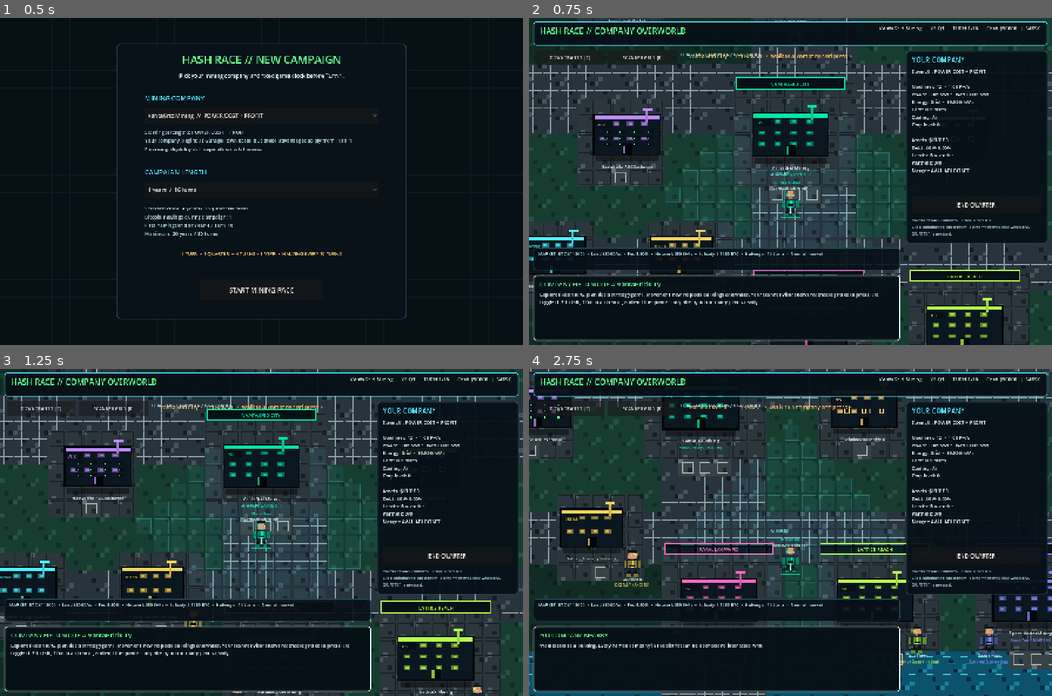
Above: before the commit, frames 1-4 (two rows, left to right).
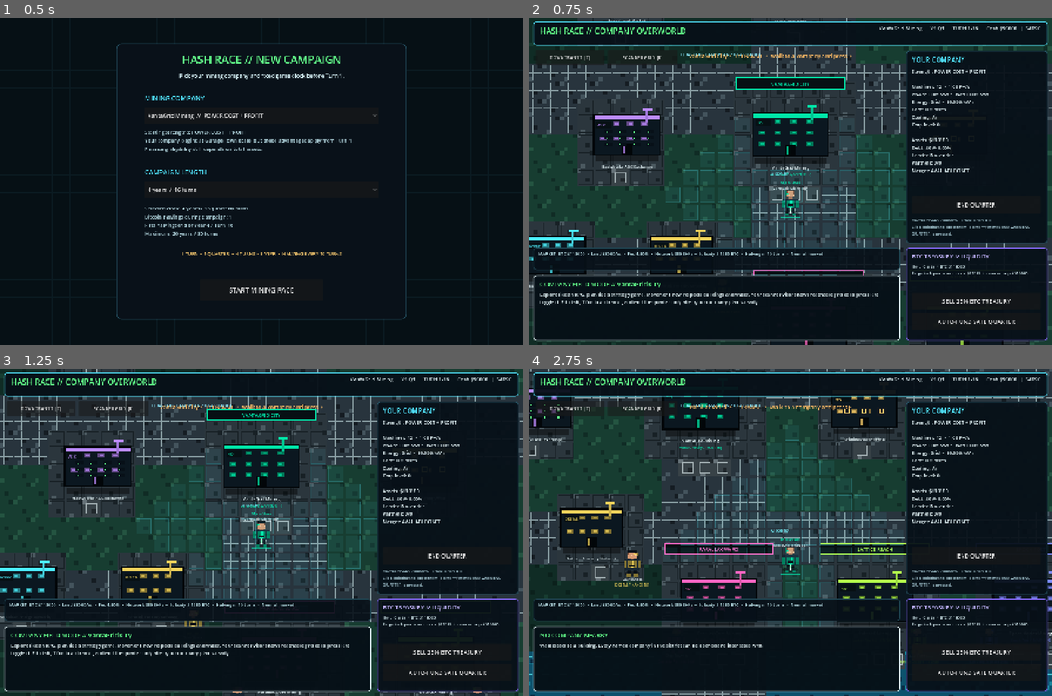
Above: after the commit, the same moments.

Repository: 1freetech/HashRace
Game: Godot game, scene res://scenes/campaign_setup.tscn
The game is run twice, just before and just after one commit, with the same random seed, the same clock (stepped at 60 frames per second) and the same inputs.
Inputs (mouse positions are in pixels of both pictures, inside the frame that each line leads up to):
- Up to frame 1 (0.5 s): no input
- Up to frame 2 (0.75 s): click "START MINING RACE" at 0.5 s
- Up to frame 3 (1.25 s): no input
- Up to frame 4 (2.75 s): tap E at 1.25, 1.35, 2 s; move the mouse to (905, 516) at 1.27 s; hold D 1.28-2.03 s; click (905, 516) at 1.42 s; tap Space at 1.52, 2.27 s; move the mouse to (685, 548) at 2.02 s; hold S from 2.03 s (still down); tap Enter at 2.1 s

Frame 1 is identical in both runs. In frame 2, 5.5% of the frame differs, in the area x 72-100%, y 70-99%; in frame 3, 4.9%; in frame 4, 6.4%.

Commit message:
Wire the new treasury liquidity controller into the live Godot world. This makes the emergency BTC sale and safe-quarter auto-funding controls load with the actual RPG strategy scene instead of leaving treasury rescue only in an older prototype layer.

Diff:
--- a/Godot/scenes/world.tscn
+++ b/Godot/scenes/world.tscn
@@ -1,9 +1,13 @@
-[gd_scene load_steps=2 format=3]
+[gd_scene load_steps=3 format=3]
 
 [ext_resource path="res://scripts/world_rpg_strategy.gd" type="Script" id="1_world"]
+[ext_resource path="res://scripts/live_treasury_controls.gd" type="Script" id="2_treasury"]
 
 [node name="HashRaceRPGStrategyWorld" type="Node2D"]
 script = ExtResource("1_world")
+
+[node name="LiveTreasuryControls" type="Node" parent="."]
+script = ExtResource("2_treasury")
 
 [node name="BootFallback" type="CanvasLayer" parent="."]
 layer = 100
